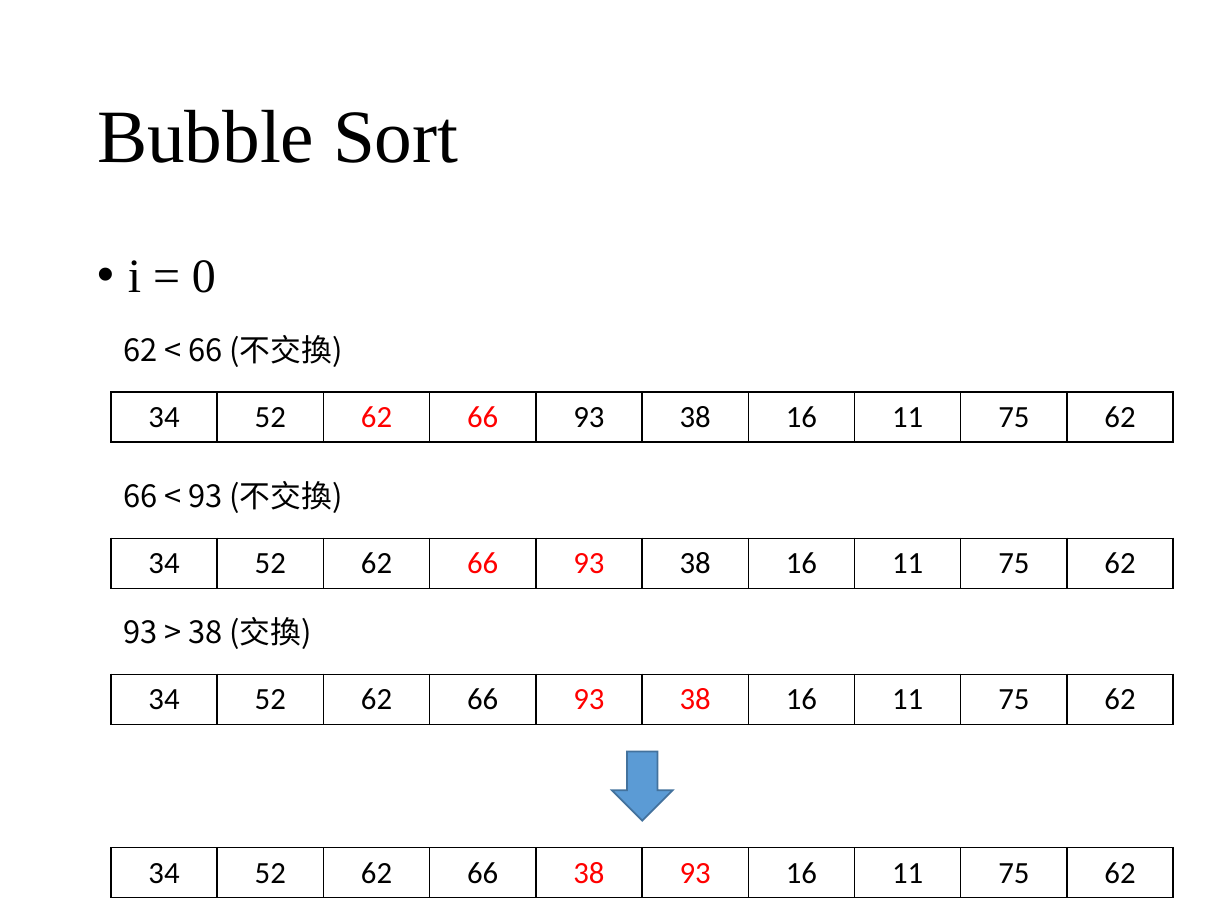
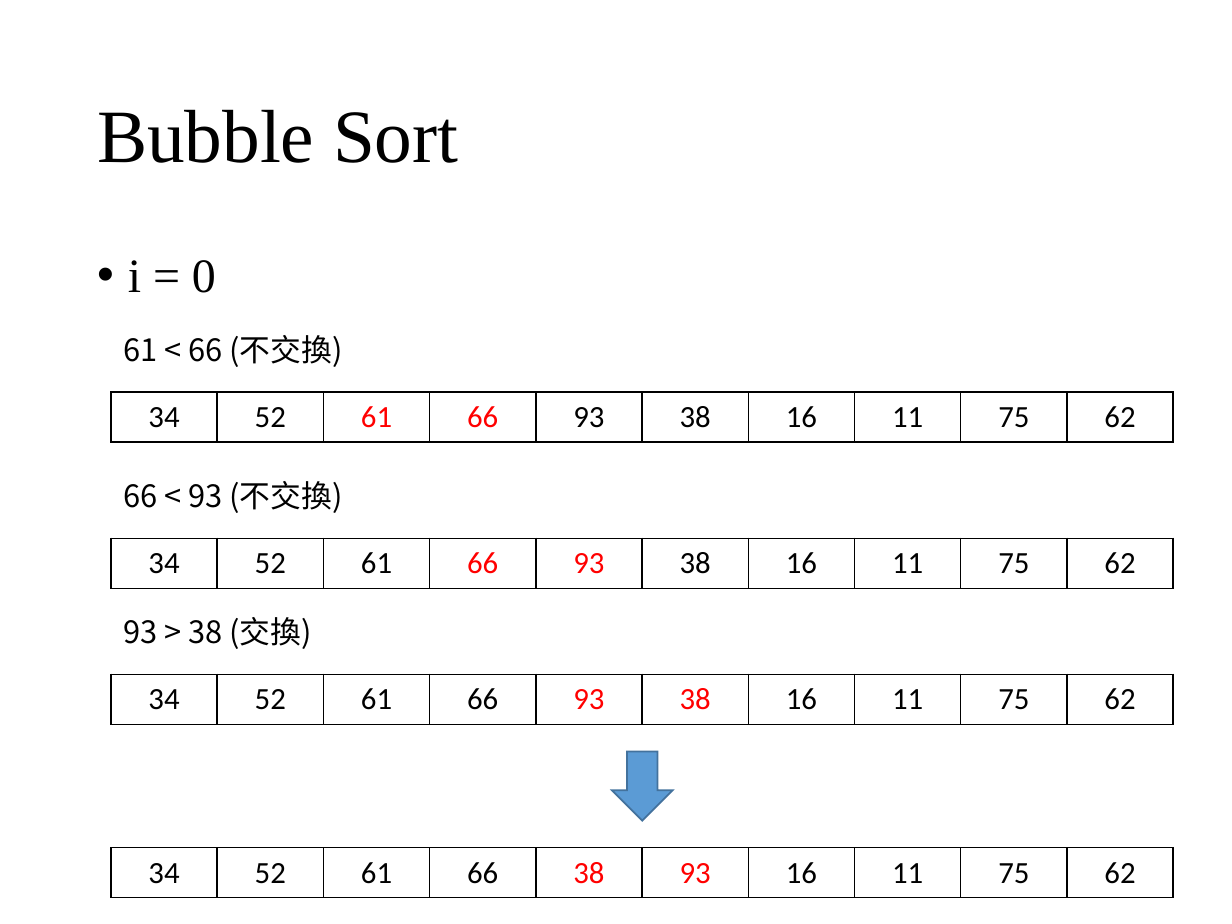
Before and after one commit to wangruxing/DataStructure, a slide deck: slide 18 of Chapter 7 Sorting/chapter 7.pptx. Drawn at 1232x924 pixels with LibreOffice and Linux fonts; fonts in the diff are those of the drawing. Boxes give left, top, right and bottom in pixels: in the first picture for what was removed or moved away, otherwise in the second. Text is boxed around its words. In the diff, an @@ line names an element or a change of style, - is before the commit and + after.

```diff
--- a/Chapter 7 Sorting/chapter 7.pptx
+++ b/Chapter 7 Sorting/chapter 7.pptx
@@ text at (123,335,342,367): text changed @@
-62 < 66 (不交換)
+61 < 66 (不交換)
@@ table at (111,392,1170,442) @@
-row 1, column 3: 62
+row 1, column 3: 61
@@ table at (111,538,1170,589) @@
-row 1, column 3: 62
+row 1, column 3: 61
@@ table at (111,674,1170,724) @@
-row 1, column 3: 62
+row 1, column 3: 61
@@ table at (111,848,1170,898) @@
-row 1, column 3: 62
+row 1, column 3: 61
```
Also in this commit, not shown: 18 other slides changed, 12 slides added, 21 other files.
